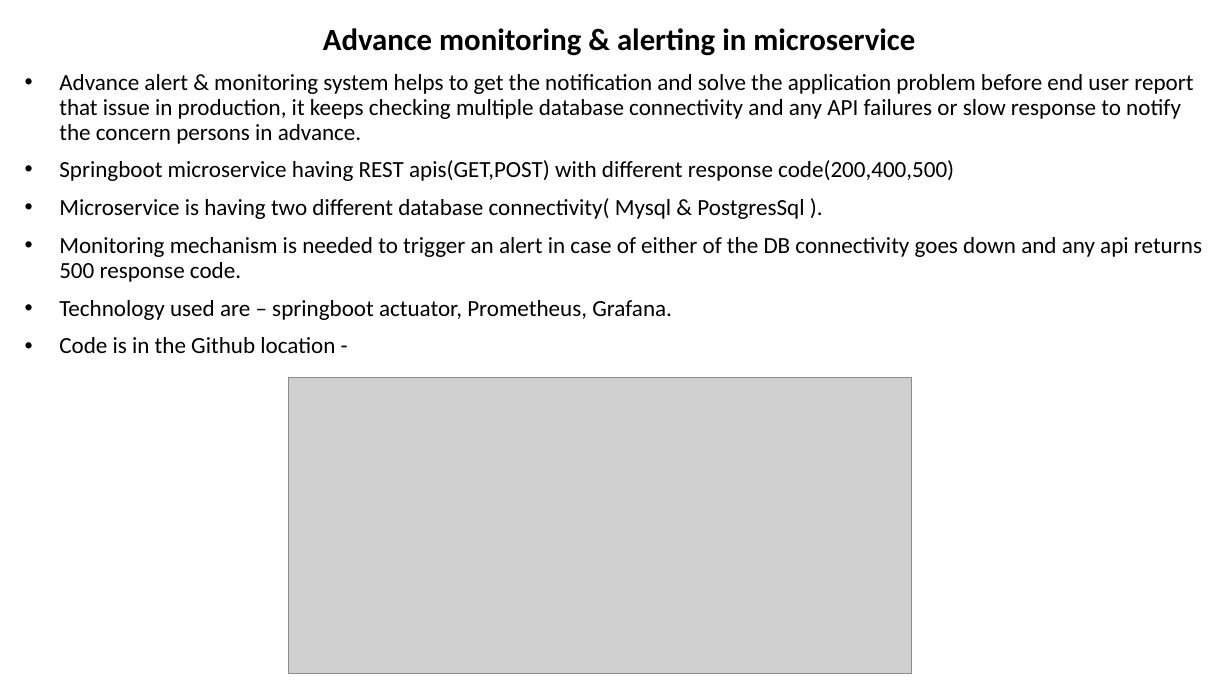
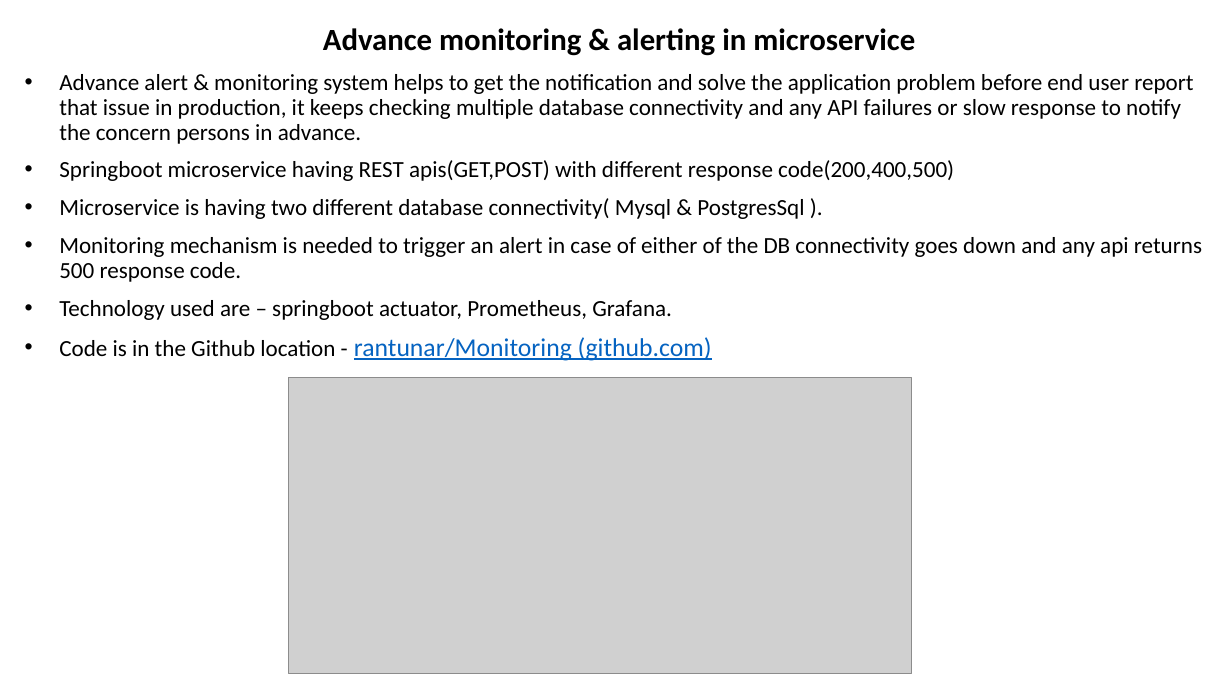
Before and after one commit to rantunar/Monitoring, a slide deck: slide 1 of AdvanceMotitoringSystem.pptx. Drawn at 1232x693 pixels with LibreOffice and Linux fonts; fonts in the diff are those of the drawing; grey boxes stand for pictures. Boxes give left, top, right and bottom in pixels: in the first picture for what was removed or moved away, otherwise in the second. Text is boxed around its words. In the diff, an @@ line names an element or a change of style, - is before the commit and + after.

Commit message:
Advance monitoring system

```diff
--- a/AdvanceMotitoringSystem.pptx
+++ b/AdvanceMotitoringSystem.pptx
@@ subtitle at [59,337,712,361]: text changed; size 18 to 20 pt; text colour #000000 to #0563C1 @@
-• Code is in the Github location -
+• Code is in the Github location - rantunar/Monitoring (github.com)
```
